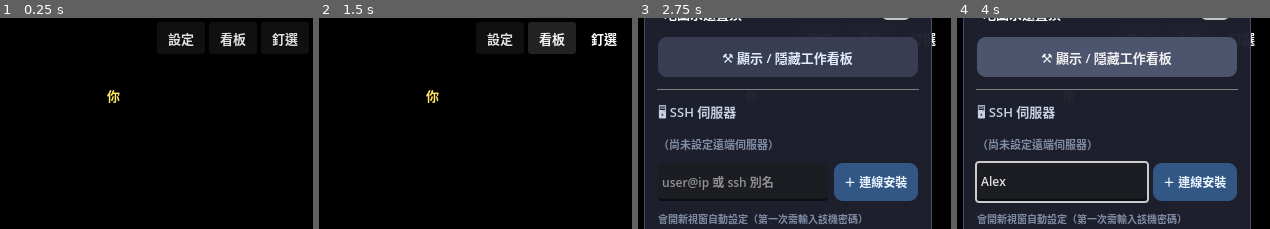
Above: before the commit, frames 1-4 (left to right).
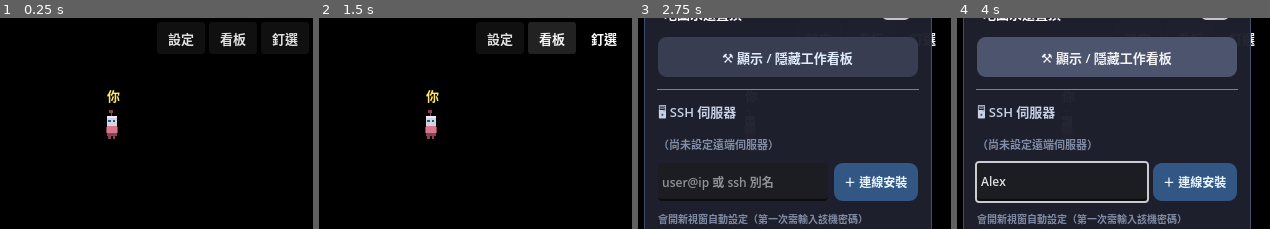
Above: after the commit, the same moments.

Repository: james10120/Deskbots
Game: Godot game, scene res://main.tscn
Two runs of this game, one before a commit and one after it. Both use one fixed random seed, a clock stepped at 60 frames per second and the inputs below.
Inputs (mouse positions are in pixels of both pictures, inside the frame that each line leads up to):
- Up to frame 1 (0.25 s): no input
- Up to frame 2 (1.5 s): click "釘選" at 0.5 s; click "看板" at 1.25 s
- Up to frame 3 (2.75 s): click "設定" at 2 s
- Up to frame 4 (4 s): click (1063, 182) at 2.77 s; type "Alex" at 2.85 s; click "⚒ 顯示 / 隱藏工作看板" at 3.5 s

The runs differ from the first frame. In frame 1, 0.4% of the frame differs, in the area x 33-38%, y 43-58%; in frame 2, 0.4%; in frame 3, less than 0.1%; in frame 4, less than 0.1%.

Commit message:
內建原創備援畫風：打包版開箱即用、零素材授權問題
素材 PNG 缺檔時程式即時生成（100% 原創，可隨發行包散布）：
- fallback_art.gd：小機器人精靈表（16×32/幀、與 LimeZu 表格規格對齊，
  站立/走路 4 向 + 滑手機/看書，每隻不同色相、燈號閃爍）
- office_map._paint_fallback：簡約平面風辦公室（棋盤地板/牆/家具塊 +
  椅子/沙發/等待區地墊，由烘焙的 solid 格與座位錨點推出）
放入 LimeZu 素材自動升級成完整像素風，兩種模式皆驗證無誤。

修 package.ps1 兩個 bug：Godot 是 GUI 程式 & 呼叫不等完成（會打包到舊
exe）→ Start-Process -Wait；PS 5.1 ArgumentList 不補引號（Windows
Desktop 被拆兩段）→ 單字串自帶引號。

文件同步：素材從「必備」改為「選用升級」。

Co-Authored-By: Claude Fable 5 <noreply@anthropic.com>

Diff:
--- /dev/null
+++ b/godot/fallback_art.gd
@@ -0,0 +1,76 @@
+class_name FallbackArt
+# 內建備援畫風：素材 PNG 缺檔時，程式即時生成原創像素機器人（100% 本專案原創，
+# 可隨發行包散布，無第三方授權問題）。放入 LimeZu 素材後自動改用精緻版。
+# 表格規格與 LimeZu 角色表對齊：16×32/幀；第2列站立、第3列走路（4向×6幀）、
+# 第7列滑手機、第8列看書（12幀正面）—— main.gd 的取幀邏輯零修改。
+
+const FW := 16
+const FH := 32
+const COLS := 24   # 4 向 × 6 幀
+
+
+static func bot_sheet(idx: int) -> ImageTexture:
+	# idx 1~9 → 每隻不同色相的小機器人
+	var img := Image.create(COLS * FW, 8 * FH, false, Image.FORMAT_RGBA8)
+	var hue := fposmod(0.55 + float(idx) * 0.41, 1.0)
+	var body := Color.from_hsv(hue, 0.45, 0.85)
+	var dark := Color.from_hsv(hue, 0.55, 0.55)
+	for d in 4:
+		for f in 6:
+			var x := (d * 6 + f) * FW
+			_frame(img, x, 1 * FH, d, 0, f % 3 == 0, body, dark, "")          # 站立：燈號慢閃
+			_frame(img, x, 2 * FH, d, (f % 2) * 2 - 1, false, body, dark, "") # 走路：腳交替
+	for f in 12:
+		_frame(img, f * FW, 6 * FH, 3, 0, f % 4 < 2, body, dark, "phone")     # 滑手機：螢幕閃爍
+		_frame(img, f * FW, 7 * FH, 3, 0, false, body, dark, "read")          # 看書
+	return ImageTexture.create_from_image(img)
+
+
+static func _frame(img: Image, x: int, y: int, dir: int, leg: int, lit: bool,
+		body: Color, dark: Color, prop: String) -> void:
+	var metal := Color(0.82, 0.84, 0.88)
+	var shadow := Color(0, 0, 0, 0.18)
+	# 腳底影子
+	img.fill_rect(Rect2i(x + 4, y + 29, 8, 2), shadow)
+	# 腳（走路時交替抬起）
+	var l_up := 1 if leg < 0 else 0
+	var r_up := 1 if leg > 0 else 0
+	img.fill_rect(Rect2i(x + 5, y + 26 - l_up, 2, 3), dark)
+	img.fill_rect(Rect2i(x + 9, y + 26 - r_up, 2, 3), dark)
+	# 身體
+	img.fill_rect(Rect2i(x + 4, y + 18, 8, 8), body)
+	img.fill_rect(Rect2i(x + 4, y + 24, 8, 2), dark)             # 腰帶
+	# 手臂
+	img.fill_rect(Rect2i(x + 3, y + 19, 1, 5), dark)
+	img.fill_rect(Rect2i(x + 12, y + 19, 1, 5), dark)
+	# 頭
+	img.fill_rect(Rect2i(x + 4, y + 10, 8, 8), metal)
+	img.fill_rect(Rect2i(x + 4, y + 10, 8, 1), Color(0.92, 0.93, 0.96))   # 頭頂高光
+	# 天線
+	img.fill_rect(Rect2i(x + 7, y + 7, 1, 3), dark)
+	img.fill_rect(Rect2i(x + 6, y + 5, 3, 2), body if lit else dark)      # 燈號
+	# 臉（眼睛依方向；背面畫背板）
+	var eye := Color(0.15, 0.35, 0.55)
+	match dir:
+		3:   # 正面
+			img.fill_rect(Rect2i(x + 5, y + 13, 2, 2), eye)
+			img.fill_rect(Rect2i(x + 9, y + 13, 2, 2), eye)
+		0:   # 右
+			img.fill_rect(Rect2i(x + 8, y + 13, 2, 2), eye)
+			img.fill_rect(Rect2i(x + 11, y + 13, 1, 2), eye)
+		2:   # 左
+			img.fill_rect(Rect2i(x + 6, y + 13, 2, 2), eye)
+			img.fill_rect(Rect2i(x + 4, y + 13, 1, 2), eye)
+		1:   # 背面
+			img.fill_rect(Rect2i(x + 5, y + 12, 6, 4), body)
+			img.fill_rect(Rect2i(x + 6, y + 13, 4, 2), dark)
+	# 道具
+	if prop == "phone":
+		img.fill_rect(Rect2i(x + 10, y + 20, 3, 5), Color(0.2, 0.22, 0.26))
+		if lit:
+			img.fill_rect(Rect2i(x + 10, y + 21, 3, 3), Color(0.55, 0.85, 1.0))
+		img.fill_rect(Rect2i(x + 9, y + 22, 1, 2), dark)          # 手
+	elif prop == "read":
+		img.fill_rect(Rect2i(x + 3, y + 20, 10, 5), Color(0.93, 0.90, 0.80))
+		img.fill_rect(Rect2i(x + 8, y + 20, 1, 5), Color(0.6, 0.5, 0.4))   # 書脊
+		img.fill_rect(Rect2i(x + 3, y + 25, 10, 1), Color(0.6, 0.5, 0.4))
--- a/godot/main.gd
+++ b/godot/main.gd
@@ -73,14 +73,15 @@
 	w.always_on_top = false
 	_set_app_icon()
 	_shot = _has_arg("--shot")
-	for i in range(1, 10):   # 載入 BOT1~BOT9（缺檔就略過）
+	for i in range(1, 10):   # 載入 BOT1~BOT9（缺檔→程式生成原創備援角色，開箱即用）
 		var nm := "BOT%d" % i
 		var p := Paths.CHARACTERS_DIR + ("/%s.png" % nm)
-		if not FileAccess.file_exists(p):
-			continue
-		var img := Image.load_from_file(p)
-		if img != null:
-			_bot_tex[nm] = ImageTexture.create_from_image(img)
+		if FileAccess.file_exists(p):
+			var img := Image.load_from_file(p)
+			if img != null:
+				_bot_tex[nm] = ImageTexture.create_from_image(img)
+		if not _bot_tex.has(nm):
+			_bot_tex[nm] = FallbackArt.bot_sheet(i)
 	if _has_arg("--bot"):
 		get_window().size = Vector2i(720, 420)
 		RenderingServer.set_default_clear_color(Color(0.5, 0.5, 0.5, 1))
--- a/godot/office_map.gd
+++ b/godot/office_map.gd
@@ -107,6 +107,17 @@
 		if img != null:
 			tsets.append({"firstgid": int(ts["firstgid"]), "columns": int(ts["columns"]),
 				"tex": ImageTexture.create_from_image(img)})
+	# 瓦片集缺檔（使用者尚未放入素材）→ 程式生成的簡約辦公室，開箱即用
+	if tsets.is_empty():
+		var solid0 := {}
+		var sg = m.get("solid", [])
+		for idx in range(sg.size()):
+			if int(sg[idx]) == 1:
+				@warning_ignore("integer_division")
+				solid0[Vector2i(idx % map_w, idx / map_w)] = true
+		_paint_fallback(solid0)
+		_build_astar(solid0)
+		return
 	# 逐格畫；地板永遠最底，其餘家具依圖層順序疊（z 0~8），與角色腳底 Y 比前後
 	var li := 0
 	for L in m["layers"]:
@@ -175,6 +186,42 @@
 	_build_astar(solid)
 
 
+func _paint_fallback(solid: Dictionary) -> void:
+	# 簡約平面風辦公室：合成一張整圖（地板棋盤/牆/家具塊 + 椅子/沙發/地墊提示）
+	var img := Image.create(map_w * TILE, map_h * TILE, false, Image.FORMAT_RGBA8)
+	for r in range(map_h):
+		for c in range(map_w):
+			var rect := Rect2i(c * TILE, r * TILE, TILE, TILE)
+			if solid.has(Vector2i(c, r)):
+				if r < 3 or r >= map_h - 1 or c == 0 or c == map_w - 1:
+					img.fill_rect(rect, Color(0.40, 0.36, 0.36))            # 牆
+					img.fill_rect(Rect2i(rect.position.x, rect.position.y + TILE - 2, TILE, 2),
+						Color(0.30, 0.27, 0.27))
+				else:
+					img.fill_rect(rect, Color(0.58, 0.47, 0.36))            # 家具（桌面等）
+					img.fill_rect(Rect2i(rect.position.x, rect.position.y, TILE, 2),
+						Color(0.66, 0.55, 0.43))
+			else:
+				var even := (c + r) % 2 == 0
+				img.fill_rect(rect, Color(0.84, 0.82, 0.77) if even else Color(0.81, 0.79, 0.74))
+	for s in _seats:
+		var sc := Vector2i(int(s.col), int(s.row))
+		img.fill_rect(Rect2i(sc.x * TILE + 3, sc.y * TILE + 4, 10, 9), Color(0.84, 0.45, 0.25))   # 椅子
+		img.fill_rect(Rect2i(sc.x * TILE + 3, sc.y * TILE + 11, 10, 2), Color(0.62, 0.32, 0.18))
+		var lc: Array = s.lounge
+		img.fill_rect(Rect2i(int(lc[0]) * TILE + 1, int(lc[1]) * TILE + 4, 14, 10), Color(0.46, 0.55, 0.69))  # 沙發
+		img.fill_rect(Rect2i(int(lc[0]) * TILE + 1, int(lc[1]) * TILE + 4, 14, 3), Color(0.56, 0.65, 0.78))
+		var wc: Array = s.wait
+		img.fill_rect(Rect2i(int(wc[0]) * TILE + 2, int(wc[1]) * TILE + 3, 12, 11), Color(0.76, 0.73, 0.66))  # 等待區地墊
+	var spr := Sprite2D.new()
+	spr.texture = ImageTexture.create_from_image(img)
+	spr.centered = false
+	spr.texture_filter = CanvasItem.TEXTURE_FILTER_NEAREST
+	spr.scale = Vector2(SCALE, SCALE)
+	spr.z_index = 0   # 永遠墊底，角色(1000+)在上
+	add_child(spr)
+
+
 func _build_astar(solid: Dictionary) -> void:
 	_astar = AStarGrid2D.new()
 	_astar.region = Rect2i(0, 0, map_w, map_h)
Not shown, added: godot/fallback_art.gd.uid
Not shown, changed: README.md
Not shown, changed: README.zh-TW.md
Not shown, changed: app/package.ps1
Not shown, changed: assets/README.md
